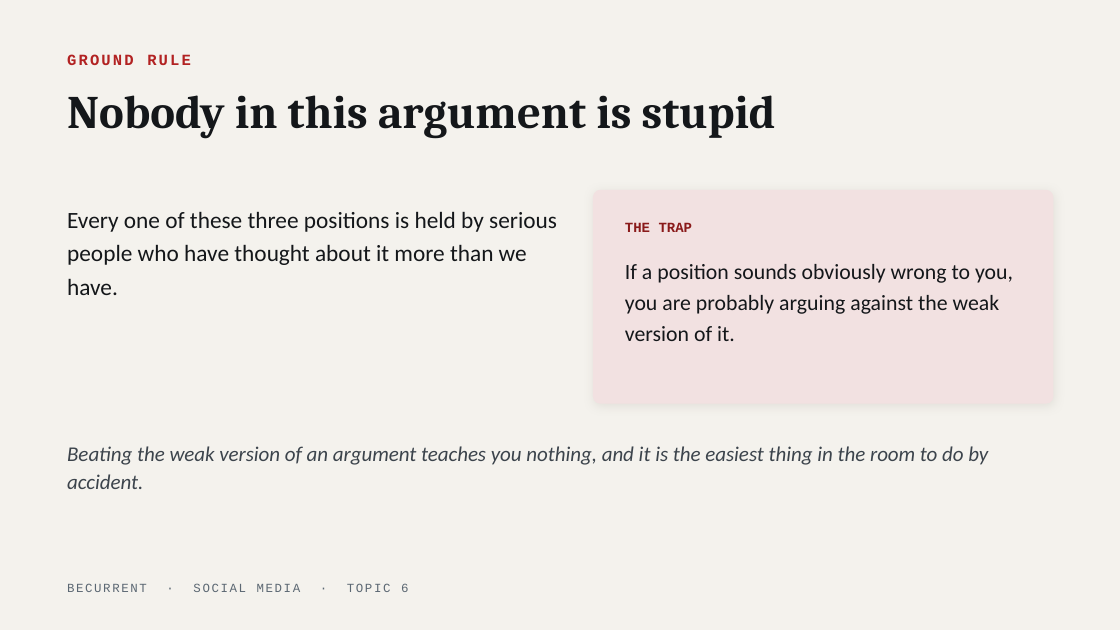
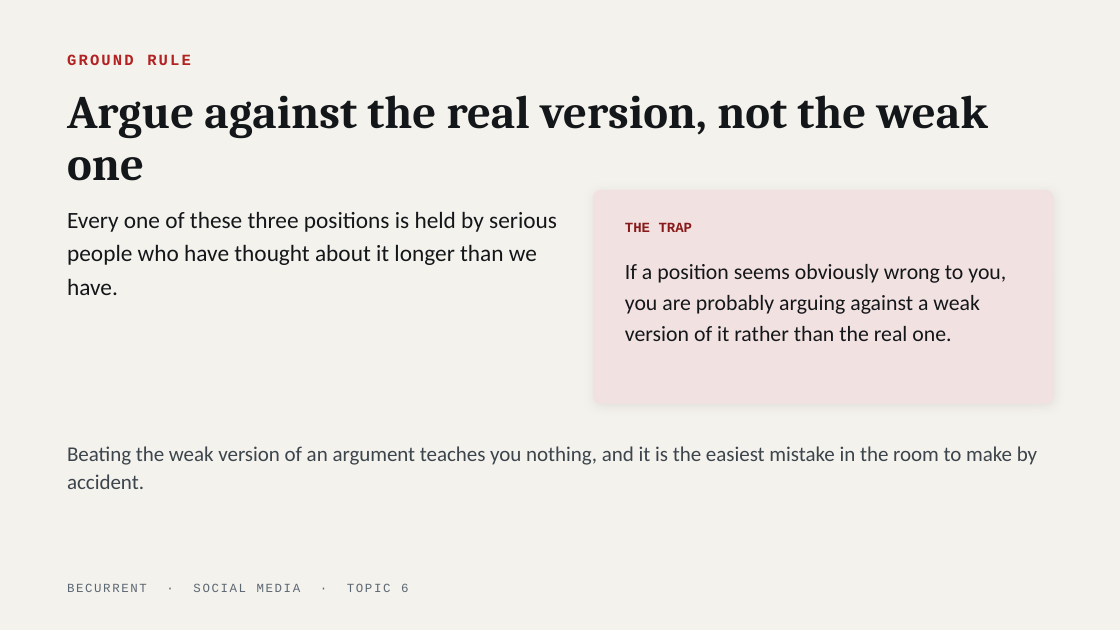
Before and after one commit to JeffAndersonLogic/BeCurrent, a slide deck: slide 4 of social-media/decks/topic-06-who-gets-to-decide.pptx. Drawn at 1120x630 pixels with LibreOffice and Linux fonts; fonts in the diff are those of the drawing. Boxes give left, top, right and bottom in pixels: in the first picture for what was removed or moved away, otherwise in the second. Text is boxed around its words. In the diff, an @@ line names an element or a change of style, - is before the commit and + after.

```diff
--- a/social-media/decks/topic-06-who-gets-to-decide.pptx
+++ b/social-media/decks/topic-06-who-gets-to-decide.pptx
@@ text at <box>67,95,988,181</box>: text changed @@
-Nobody in this argument is stupid
+Argue against the real version, not the weak one
@@ text at <box>67,211,557,295</box>: text changed @@
-Every one of these three positions is held by serious people who have thought about it more than we have.
+Every one of these three positions is held by serious people who have thought about it longer than we have.
@@ text at <box>625,264,1006,341</box>: text changed @@
-If a position sounds obviously wrong to you, you are probably arguing against the weak version of it.
+If a position seems obviously wrong to you, you are probably arguing against a weak version of it rather than the real one.
@@ text at <box>67,446,1037,489</box>: text changed; italic off @@
-Beating the weak version of an argument teaches you nothing, and it is the easiest thing in the room to do by accident.
+Beating the weak version of an argument teaches you nothing, and it is the easiest mistake in the room to make by accident.
```
Also in this commit, not shown: 13 other slides changed, 11 other files.
